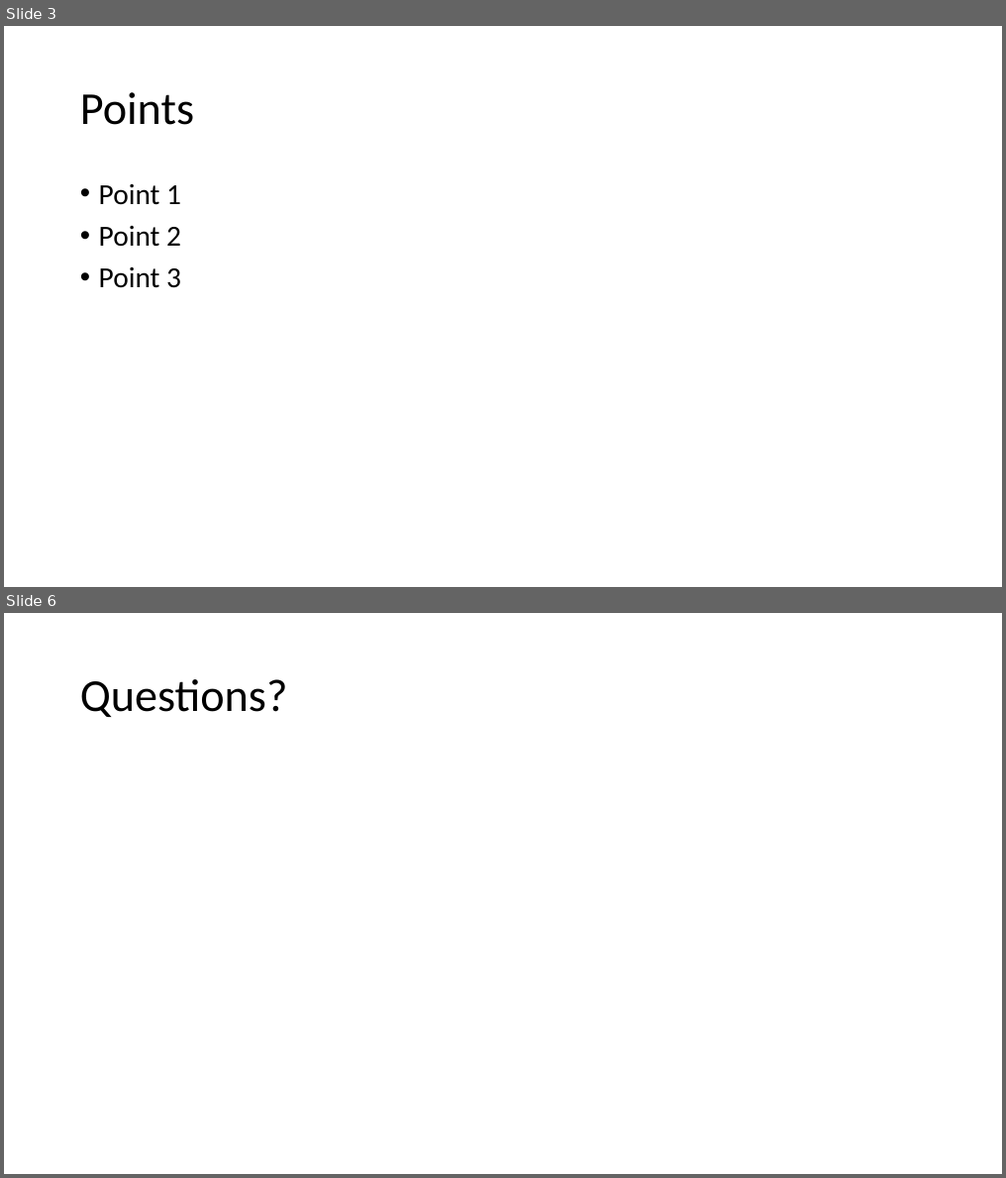
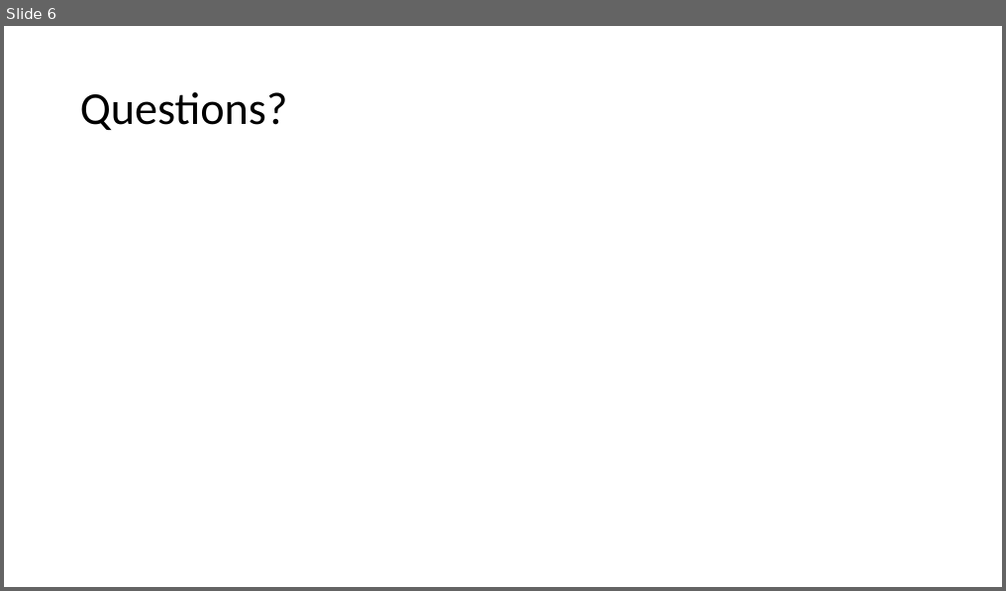
Before and after one commit to cgitrun/Fall-2023, a slide deck: 17603-communication-for-software-leaders/Assignment 3.pptx. Shown one above the other, each under a label of ours: slides 3 and 6 before the commit, slide 6 after it; the slides between them are not shown. The pictures are 1006x1178 and 1006x591 pixels, drawn with LibreOffice and Linux fonts; fonts in the diff are those of the drawing. Boxes give left, top, right and bottom in pixels: in the first picture for what was removed or moved away, otherwise in the second. Text is boxed around its words. In the diff, an @@ line names an element or a change of style, - is before the commit and + after.

```diff
--- a/17603-communication-for-software-leaders/Assignment 3.pptx
+++ b/17603-communication-for-software-leaders/Assignment 3.pptx
@@ slide 3 removed at [4, 26, 1002, 587], background #FFFFFF @@
@@ title removed at [80, 92, 194, 125] @@
-Points
@@ text removed at [99, 184, 181, 288] @@
-• Point 1
-• Point 2
-• Point 3
```
Also in this commit, not shown: 4 slides changed, 1 slide added, 1 other file.
